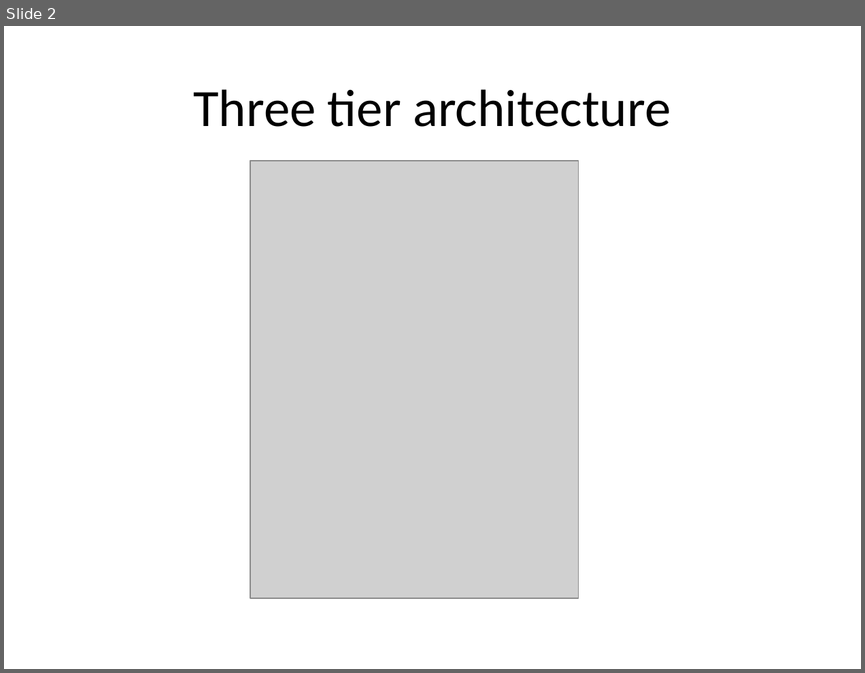
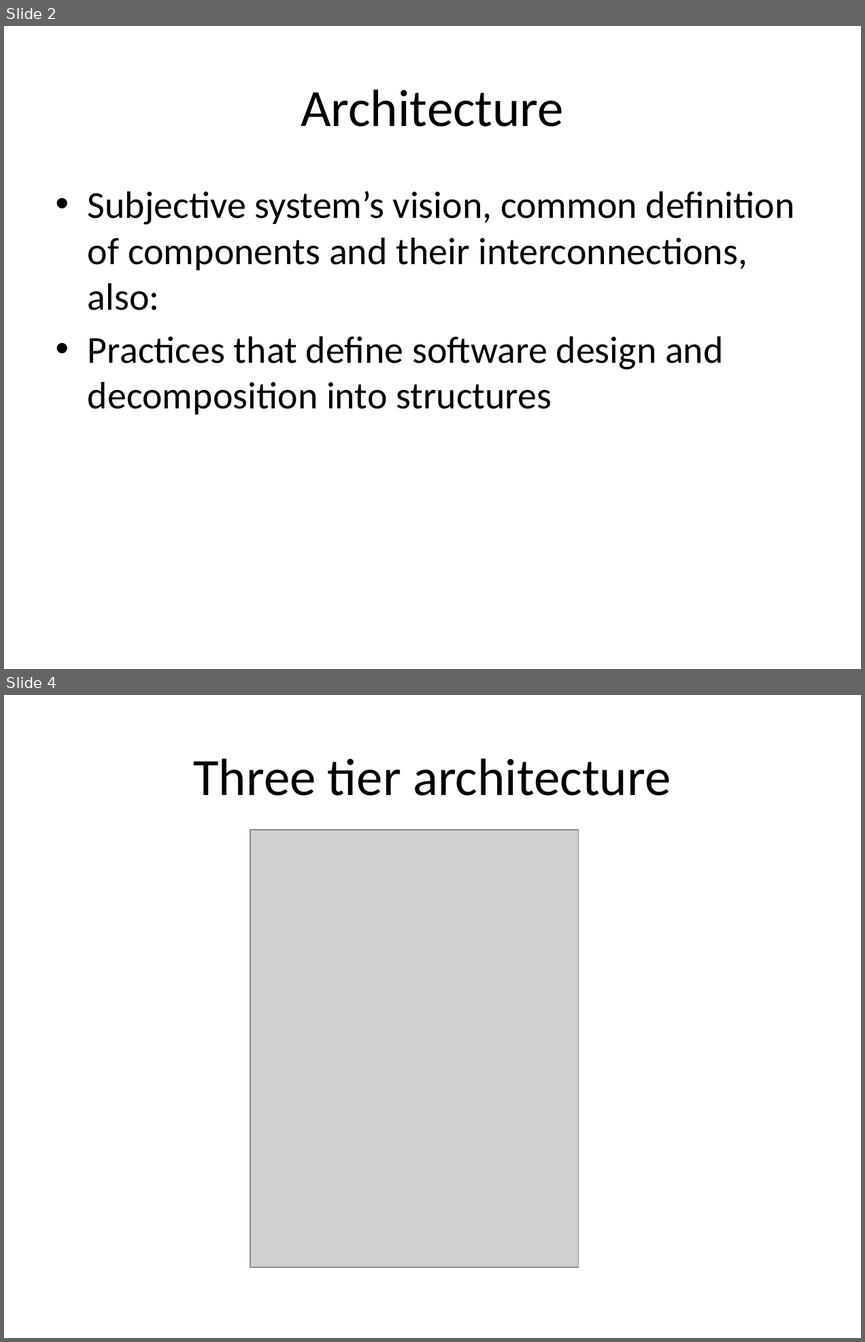
Before and after one commit to piotrcierpich/IntroToArchitecture, a slide deck: IntroToArchitecture.pptx. Shown one above the other, each under a label of ours: slide 2 before the commit, slides 2 and 4 after it; the slides between them are not shown. The pictures are 865x673 and 865x1342 pixels, drawn with LibreOffice and Linux fonts; fonts in the diff are those of the drawing; grey boxes stand for pictures. Boxes give left, top, right and bottom in pixels: in the first picture for what was removed or moved away, otherwise in the second. Text is boxed around its words. In the diff, an @@ line names an element or a change of style, - is before the commit and + after.

Commit message:
added layers and intro slides and text

```diff
--- a/IntroToArchitecture.pptx
+++ b/IntroToArchitecture.pptx
@@ slide 2 added at (x1=4, y1=26, x2=861, y2=669), background #FFFFFF @@
@@ title added at (x1=300, y1=89, x2=564, y2=127), 44 pt, text #000000 @@
+Architecture
@@ text added at (x1=88, y1=191, x2=795, y2=414), 32 pt, text #000000 @@
+• Subjective system’s vision, common definition of components and their interconnections, also:
+• Practices that define software design and decomposition into structures
@@ what was slide 2 is now slide 4 @@
```
Also in this commit, not shown: 1 slide changed, 8 other slides added, 1 slide removed, 1 other file.
